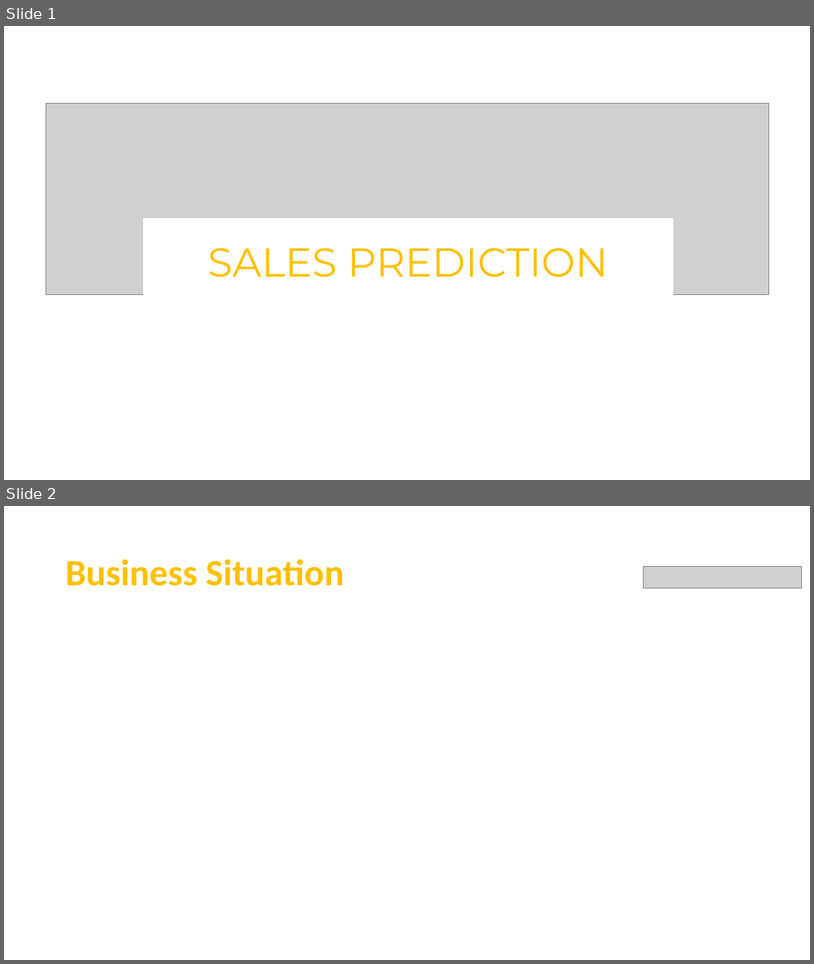
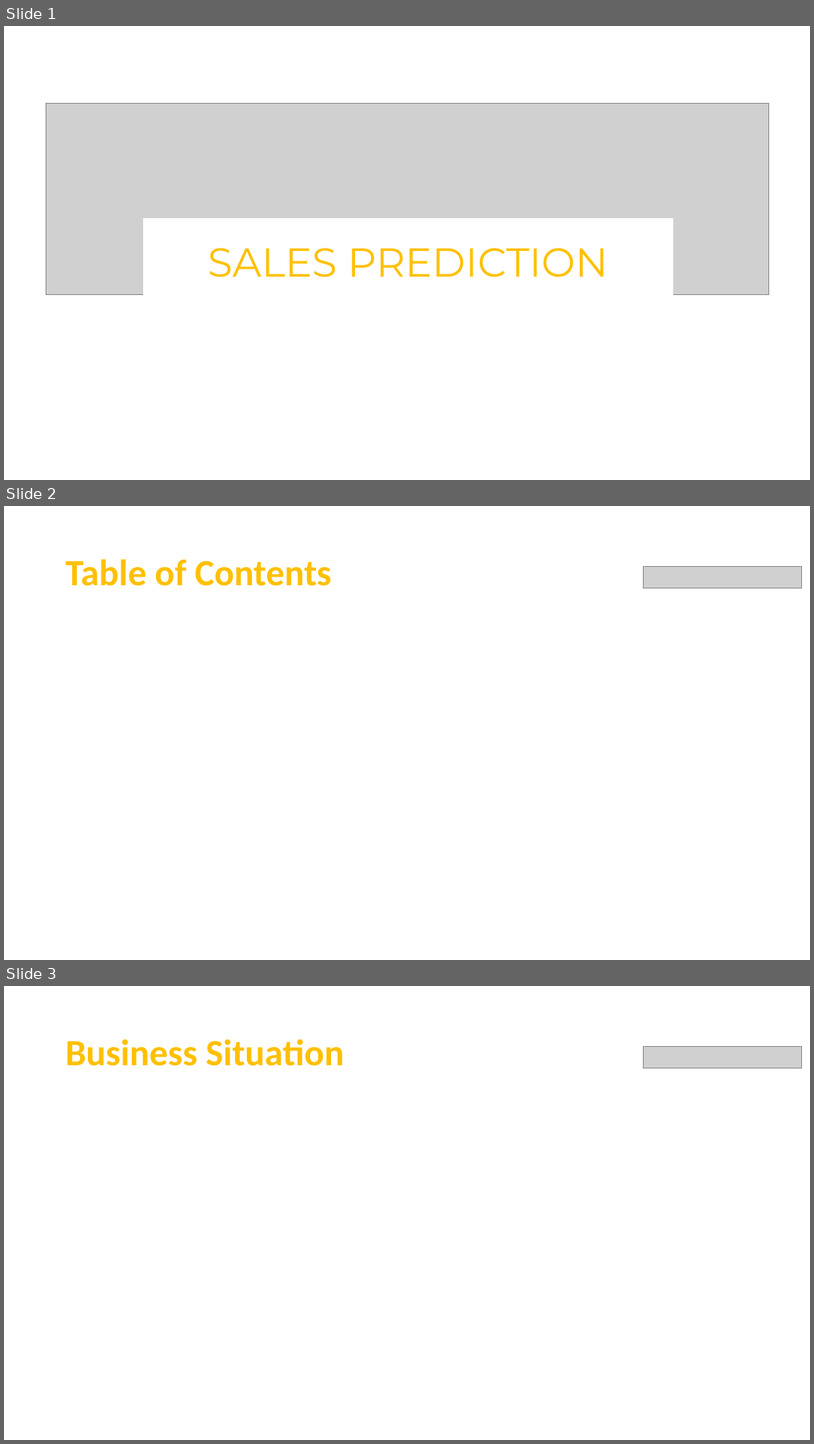
Before and after one commit to Team7-MSBA/Machine-Learning-Final-Project, a slide deck: FinalPresentation.pptx. Shown one above the other, each under a label of ours: slides 1 and 2 before the commit, slides 1, 2 and 3 after it. The pictures are 814x964 and 814x1444 pixels, drawn with LibreOffice and Linux fonts; fonts in the diff are those of the drawing; grey boxes stand for pictures. Boxes give left, top, right and bottom in pixels: in the first picture for what was removed or moved away, otherwise in the second. Text is boxed around its words. In the diff, an @@ line names an element or a change of style, - is before the commit and + after.

```diff
--- a/FinalPresentation.pptx
+++ b/FinalPresentation.pptx
@@ slide 2 added at bbox=[4, 506, 810, 960], background #000000 @@
@@ rectangle added at bbox=[4, 506, 810, 618], fill #FFFFFF @@
@@ title added at bbox=[66, 559, 332, 586], 44 pt, text #FFC000, bold @@
+Table of Contents
@@ picture added at bbox=[643, 567, 802, 588] @@
@@ rectangle added at bbox=[4, 618, 810, 960], fill #000000 @@
@@ what was slide 2 is now slide 3 @@
```
Also in this commit, not shown: 3 slides changed, 1 other slide added, 1 slide removed.
